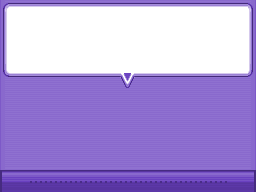
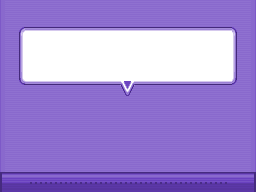
Layer changes from the first 256×192 image to the second:
added layer "smaller bubble" above "Bubble corner edges" over (19, 27, 237, 96)
hid "Bubble corner edges" over (3, 3, 253, 77)
hid "org_bubble.bmp" over (3, 3, 253, 88)
added layer "scroll bar lowered" above "org_bottom.bmp" over (0, 168, 256, 188)
